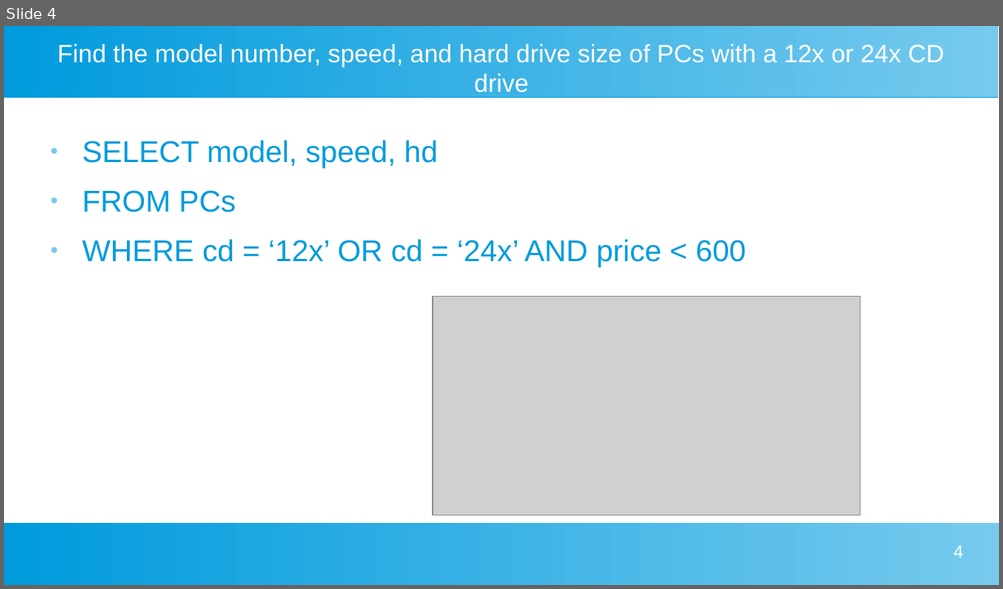
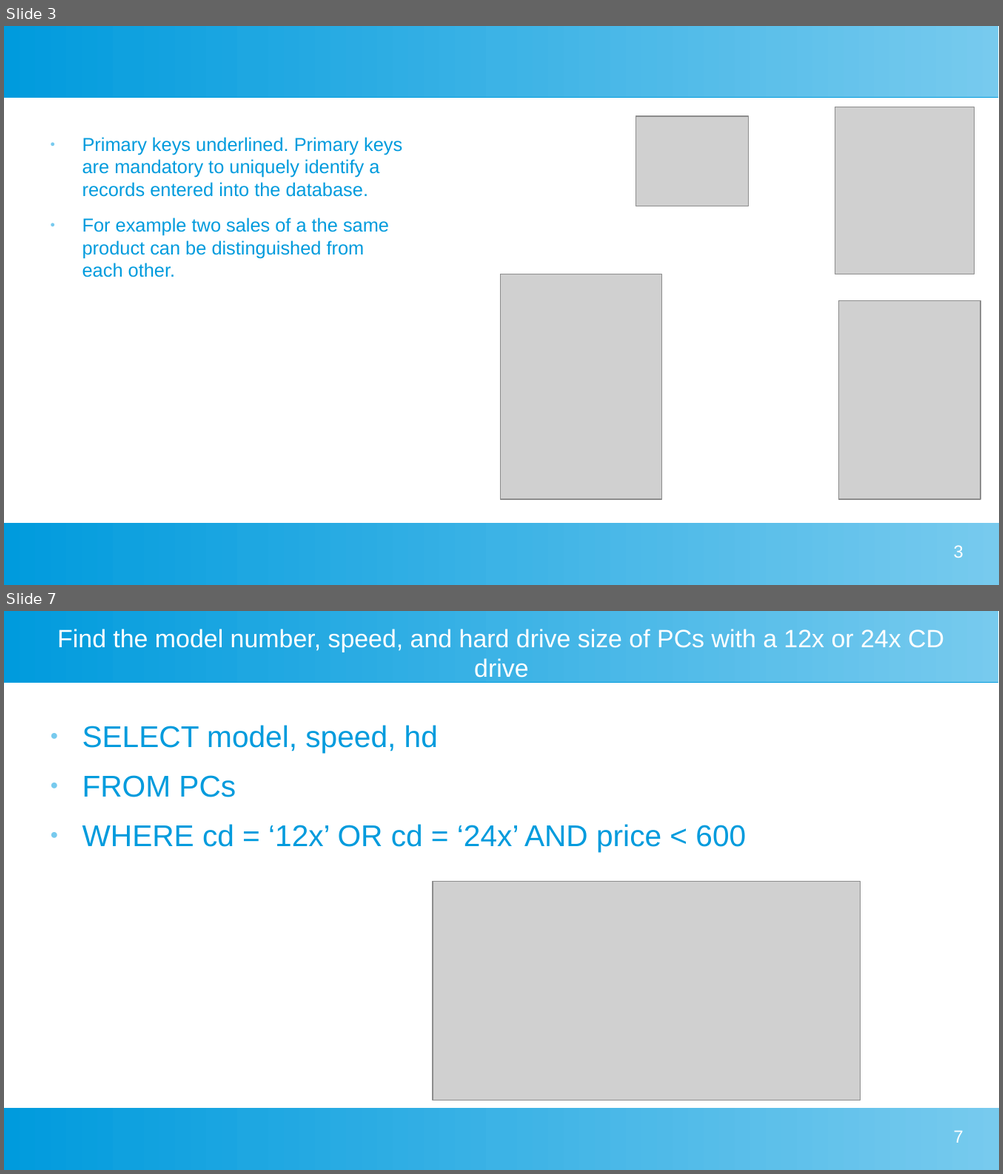
Before and after one commit to ajm1102/Uni-work, a slide deck: Big Data and Data Mining/Presentation/sqlPres.odp. Shown one above the other, each under a label of ours: slide 4 before the commit, slides 3 and 7 after it; the slides between them are not shown. The pictures are 1003x589 and 1003x1174 pixels, drawn with LibreOffice and Linux fonts; fonts in the diff are those of the drawing; grey boxes stand for pictures. Boxes give left, top, right and bottom in pixels: in the first picture for what was removed or moved away, otherwise in the second. Text is boxed around its words. In the diff, an @@ line names an element or a change of style, - is before the commit and + after.

```diff
--- a/Big Data and Data Mining/Presentation/sqlPres.odp
+++ b/Big Data and Data Mining/Presentation/sqlPres.odp
@@ slide 3 added at [4,26,999,585], background #FFFFFF; not listed: 2 template elements that a slide beside it also shows @@
@@ picture added at [835,107,974,274] @@
@@ picture added at [636,116,748,207] @@
@@ text added at [82,137,402,278], 15 pt, text #009BDD @@
+● Primary keys underlined. Primary keys are mandatory to uniquely identify a records entered into the database.
+● For example two sales of a the same product can be distinguished from each other.
@@ picture added at [501,274,662,500] @@
@@ picture added at [839,301,981,500] @@
@@ page number added at [953,545,963,558], 14 pt, text #FFFFFF @@
+3
@@ what was slide 4 is now slide 7 @@
@@ page number at [953,1130,963,1143]: text changed @@
-4
+7
```
Also in this commit, not shown: 1 slide changed, 6 other slides added, 2 slides removed, 4 other files.
